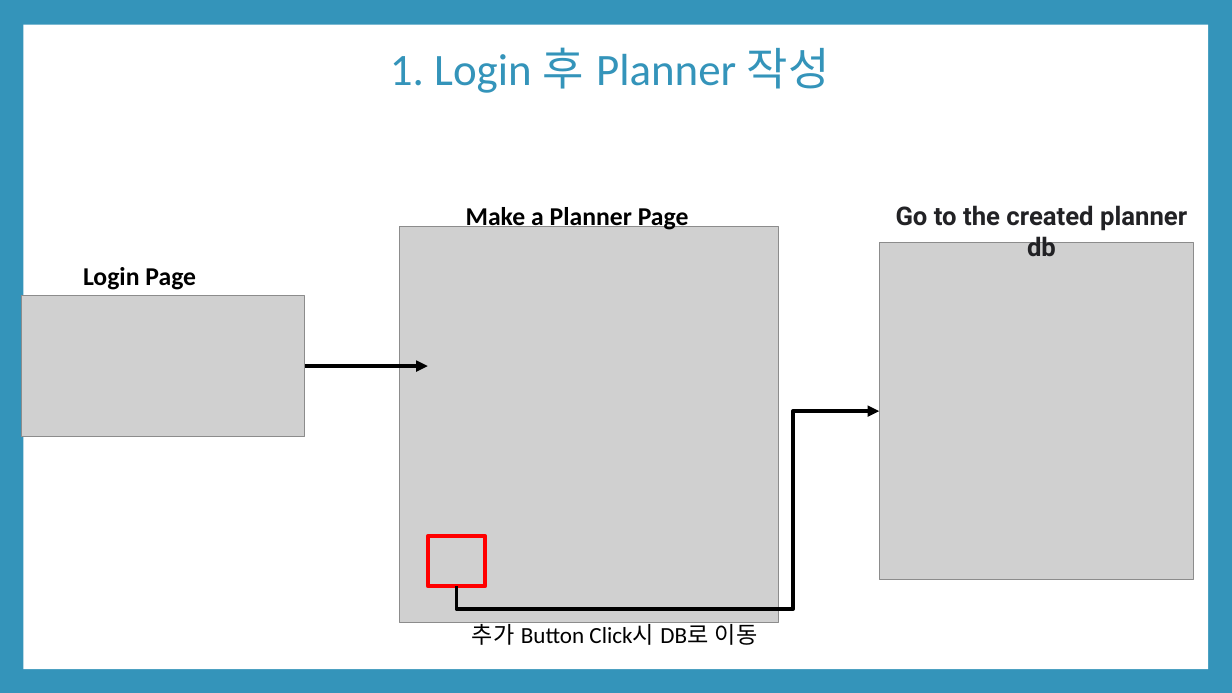
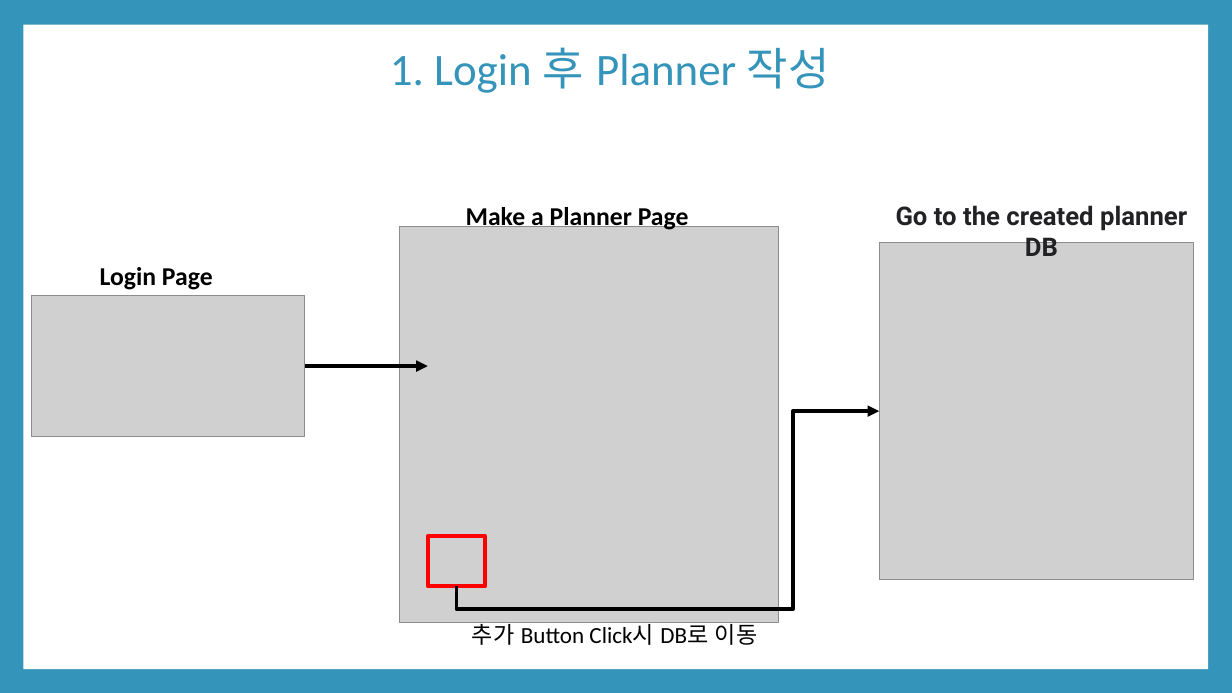
Before and after one commit to KIMGACHE/JourneyPlanner, a slide deck: slide 2 of 서버프로그램 구현 시험.pptx. Drawn at 1232x693 pixels with LibreOffice and Linux fonts; fonts in the diff are those of the drawing; grey boxes stand for pictures. Boxes give left, top, right and bottom in pixels: in the first picture for what was removed or moved away, otherwise in the second. Text is boxed around its words. In the diff, an @@ line names an element or a change of style, - is before the commit and + after.

```diff
--- a/서버프로그램 구현 시험.pptx
+++ b/서버프로그램 구현 시험.pptx
@@ text at [896, 205, 1187, 256]: text changed @@
-Go to the created planner db
+Go to the created planner DB
@@ text "Login Page": place and size @@
-text "Login Page" at [83, 267, 196, 290]
+text "Login Page" at [100, 267, 213, 290]
@@ picture: place and size @@
-picture at [21, 296, 305, 437]
+picture at [31, 296, 305, 437]
```
Also in this commit, not shown: 3 other slides changed.
